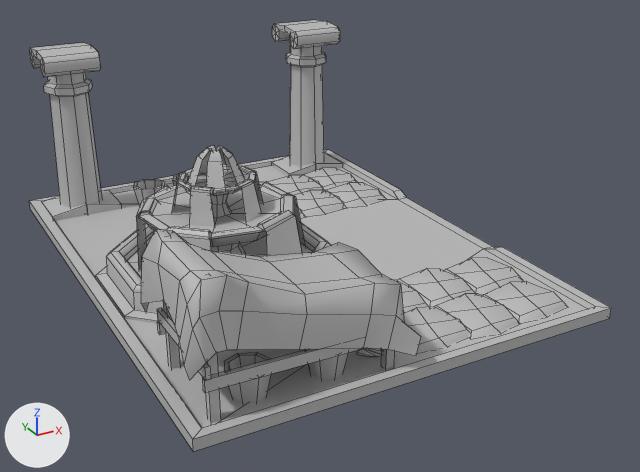
One commit to the FBX model Assets/Models/Building/garden_tower.fbx: the scene before it, then after it.
Both versions are drawn from a camera (50 mm lens) standing at (-0.701, -1.391, 0.736) and looking at (0.041, -0.043, 0.062). Every picture has the same lights, and +X, +Y and +Z are marked at lower left. Mesh edges are drawn as thin lines. Where no turn or scale is listed for an object, it has been applied to the vertices. Vertices at the same position are counted once.

The scene before the commit, as lines of its bpy script (objects in view):
```python
mat_lambert1 = principled_material('lambert1')
mat_lambert1.base_color = (0.5, 0.5, 0.5)  # grey #bcbcbc
me_mesh = bpy.data.meshes.new('Mesh')
me_mesh.from_pydata(...)  # 1177 vertices, 984 faces; spans x -0.38..0.38, y -0.497..0.497, z -0.181..0.181
me_mesh.materials.append(mat_lambert1)  # grey #bcbcbc
ob_polysurface25 = bpy.data.objects.new('polySurface25', me_mesh)
ob_polysurface25.location = (0.0, 0.036, 0.176)
```
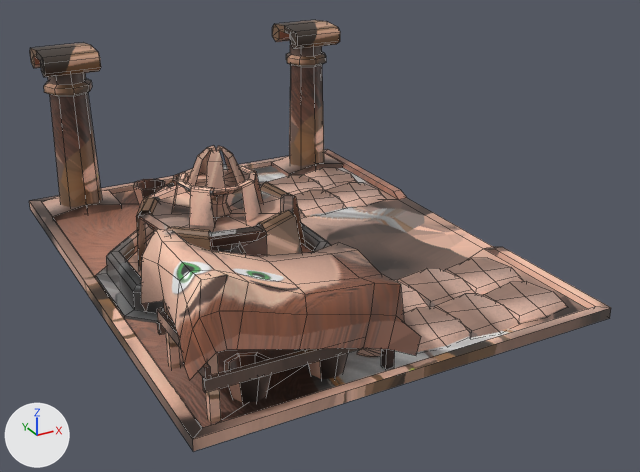
What differs and where, as boxes (x1, y1, x2, y2) in the pictures (640 x 472 px; the box of a moved part takes in the faces that stretch with it):
```json
{"object": "polySurface25", "change": "surface changed, reshaped", "before": [29, 20, 611, 451], "after": [29, 20, 611, 451], "on screen": "grey to beige"}
{"part": 1, "of": "me_mesh", "change": "moved or reshaped", "before": [30, 48, 45, 76], "after": [30, 48, 45, 76]}
{"part": 2, "of": "me_mesh", "change": "moved or reshaped", "before": [272, 24, 297, 49], "after": [272, 24, 297, 49]}
{"part": 3, "of": "me_mesh", "change": "surface changed", "before": [29, 20, 611, 451], "after": [29, 20, 611, 451], "on screen": "grey to brown"}
```

The change, as JSON lines over the scene's bpy script:
```json
{"op": "add", "block": "img_lambert1_2d_view_png", "code": ["img_lambert1_2d_view_png = load_image('lambert1_2D_View.png', '../../Textures/Characters/lambert1_2D_View.png', 1024, 1024, 'sRGB')"]}
{"op": "remove", "block": "mat_lambert1", "code": "mat_lambert1.base_color = (0.5, 0.5, 0.5)  # grey #bcbcbc"}
{"op": "add", "block": "mat_lambert1", "code": "mat_lambert1.texture = img_lambert1_2d_view_png"}
{"block": "me_mesh", "where": "# used by ob_polysurface25; location = (0.0, 0.036, 0.176)"}
{"op": "remove", "block": "me_mesh", "code": "me_mesh.from_pydata(...)  # 1177 vertices, 984 faces; spans x -0.38..0.38, y -0.497..0.497, z -0.181..0.181"}
{"op": "add", "block": "me_mesh", "code": "me_mesh.from_pydata(...)  # 1173 vertices, 976 faces; spans x -0.38..0.38, y -0.497..0.497, z -0.181..0.181"}
{"block": "me_mesh", "change": "me_mesh part 1"}
{"block": "me_mesh", "change": "2 vertices are removed from x -0.338, y 0.382..0.473, z 0.156"}
{"block": "me_mesh", "change": "12 faces are deleted"}
{"block": "me_mesh", "change": "8 new faces join them"}
{"block": "me_mesh", "change": "me_mesh part 2"}
{"block": "me_mesh", "change": "2 vertices are removed from x 0.225, y 0.382..0.473, z 0.156"}
{"block": "me_mesh", "change": "12 faces are deleted"}
{"block": "me_mesh", "change": "8 new faces join them"}
{"block": "me_mesh", "change": "me_mesh part 3: 960 kept faces spanning x -0.38..0.38, y -0.497..0.497, z -0.181..0.181 get new texture (UV) coordinates"}
```
